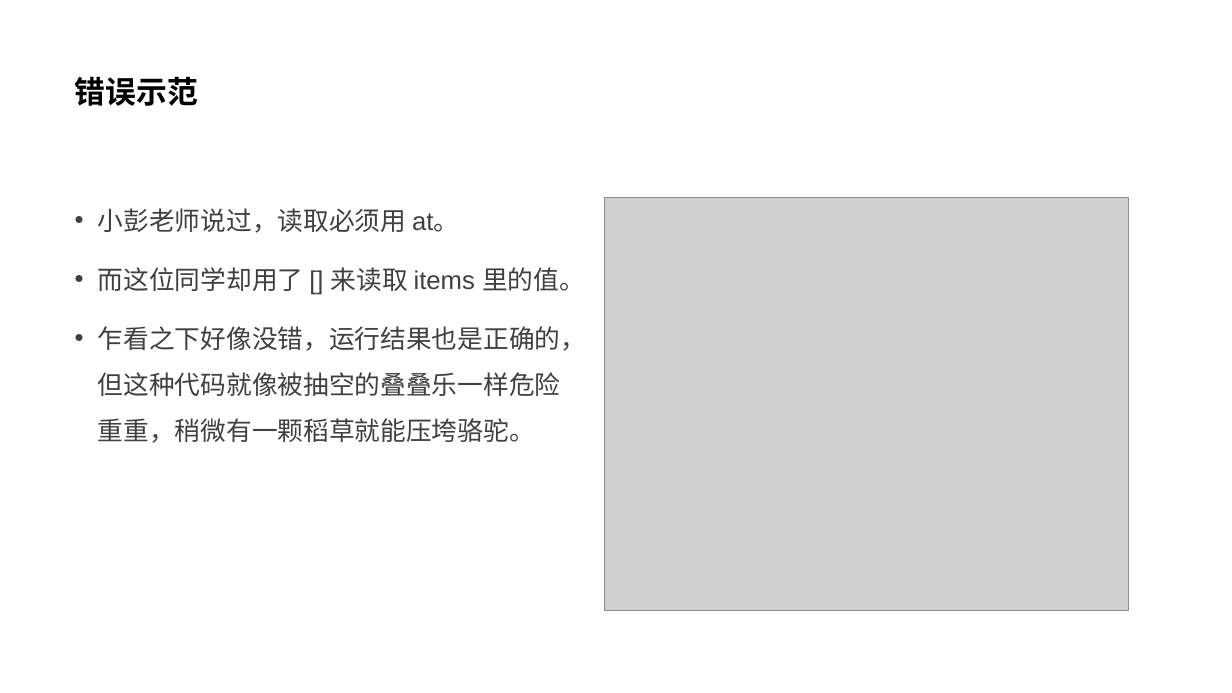
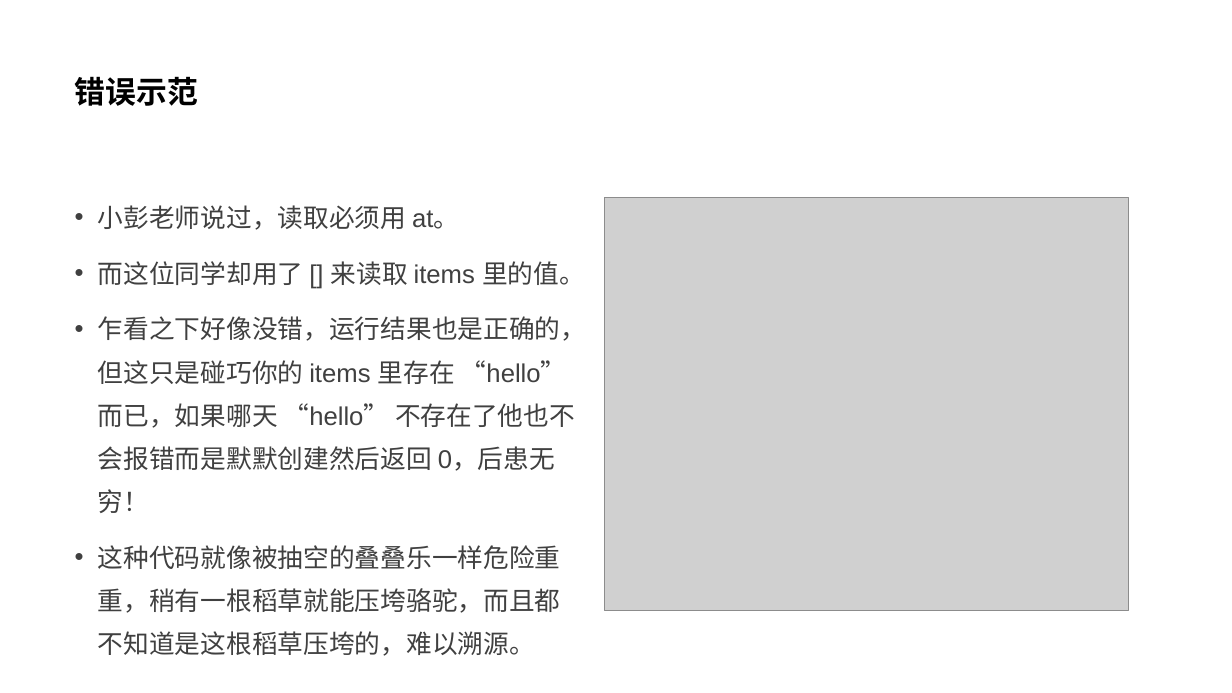
Before and after one commit to parallel101/course, a slide deck: slide 51 of 17/slides.pptx (slide 8 before the commit). Drawn at 1232x693 pixels with LibreOffice and Linux fonts; fonts in the diff are those of the drawing; grey boxes stand for pictures. Boxes give left, top, right and bottom in pixels: in the first picture for what was removed or moved away, otherwise in the second. Text is boxed around its words. In the diff, an @@ line names an element or a change of style, - is before the commit and + after.

```diff
--- a/17/slides.pptx
+++ b/17/slides.pptx
@@ text at (98, 205, 585, 285): line spacing 1.5 to 1.4 @@
@@ text at (98, 316, 587, 656): text changed @@
-• 乍看之下好像没错，运行结果也是正确的，但这种代码就像被抽空的叠叠乐一样危险重重，稍微有一颗稻草就能压垮骆驼。
+• 乍看之下好像没错，运行结果也是正确的，但这只是碰巧你的 items 里存在 “hello” 而已，如果哪天 “hello” 不存在了他也不会报错而是默默创建然后返回 0，后患无穷！
+• 这种代码就像被抽空的叠叠乐一样危险重重，稍有一根稻草就能压垮骆驼，而且都不知道是这根稻草压垮的，难以溯源。
```
Also in this commit, not shown: 8 other slides changed, 46 slides added, 1 slide removed, 6 other files.
